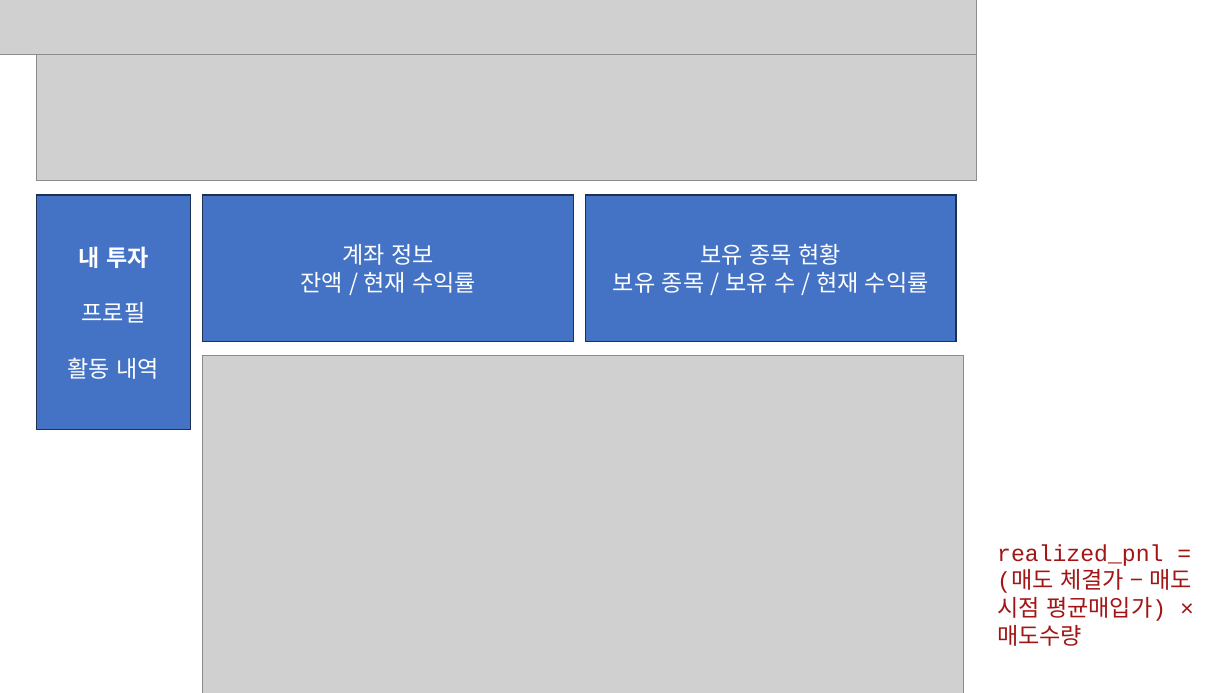
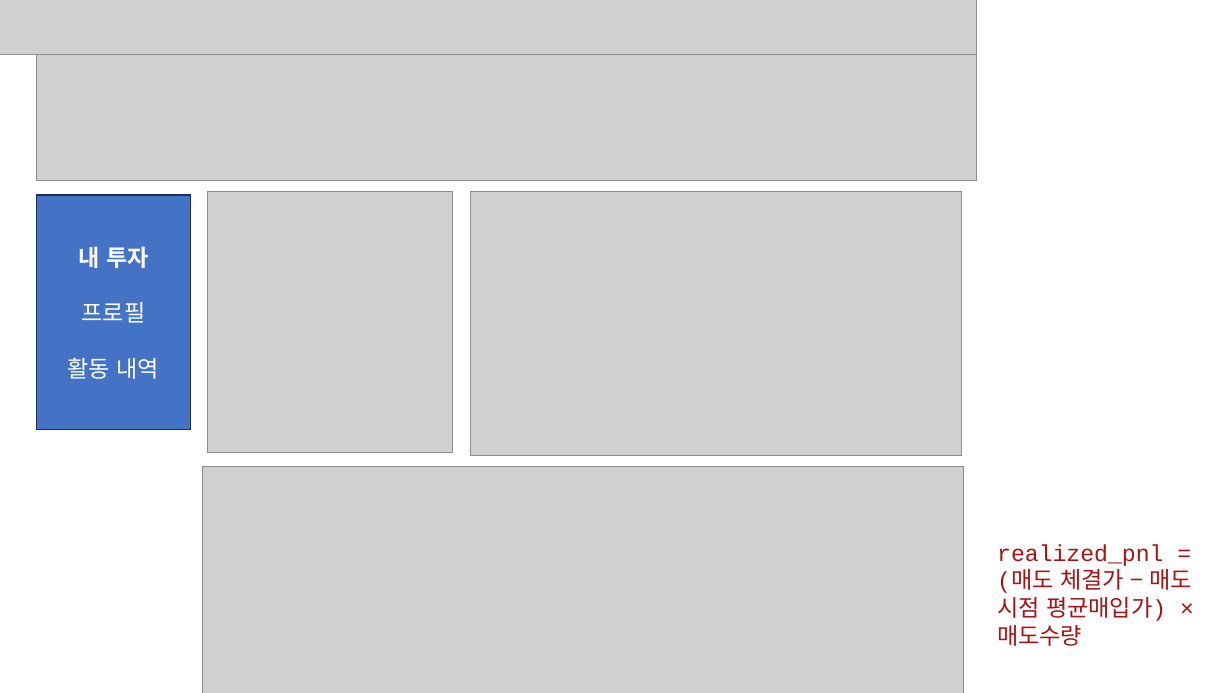
Before and after one commit to SSAFY-jumanchu/jumanchu, a slide deck: slide 9 of jumanchu/docs/wireframe_jam/와이어프레임-마이페이지.pptx. Drawn at 1232x693 pixels with LibreOffice and Linux fonts; fonts in the diff are those of the drawing; grey boxes stand for pictures. Boxes give left, top, right and bottom in pixels: in the first picture for what was removed or moved away, otherwise in the second. Text is boxed around its words. In the diff, an @@ line names an element or a change of style, - is before the commit and + after.

```diff
--- a/jumanchu/docs/wireframe_jam/와이어프레임-마이페이지.pptx
+++ b/jumanchu/docs/wireframe_jam/와이어프레임-마이페이지.pptx
@@ rectangle removed at (203, 195, 574, 341) @@
-계좌 정보
-잔액 / 현재 수익률
@@ picture added at (208, 191, 453, 452) @@
@@ picture added at (470, 191, 962, 456) @@
@@ rectangle removed at (586, 195, 957, 341) @@
-보유 종목 현황
-보유 종목 / 보유 수 / 현재 수익률
@@ picture: place and size @@
-picture at (203, 356, 964, 693)
+picture at (203, 467, 964, 693)
```
Also in this commit, not shown: 2 other slides changed.
